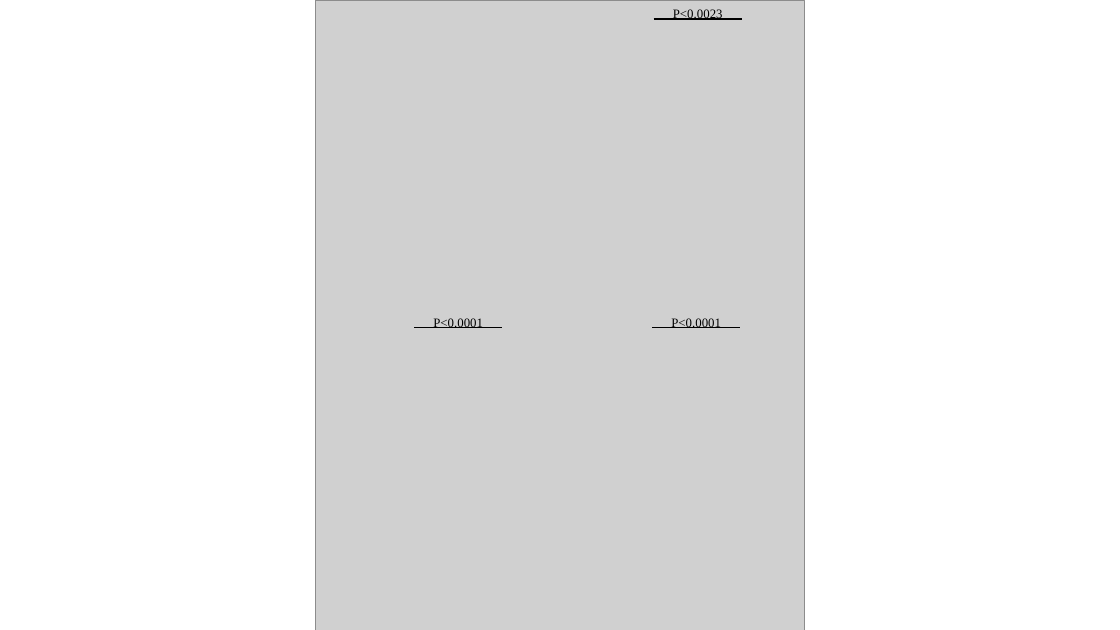
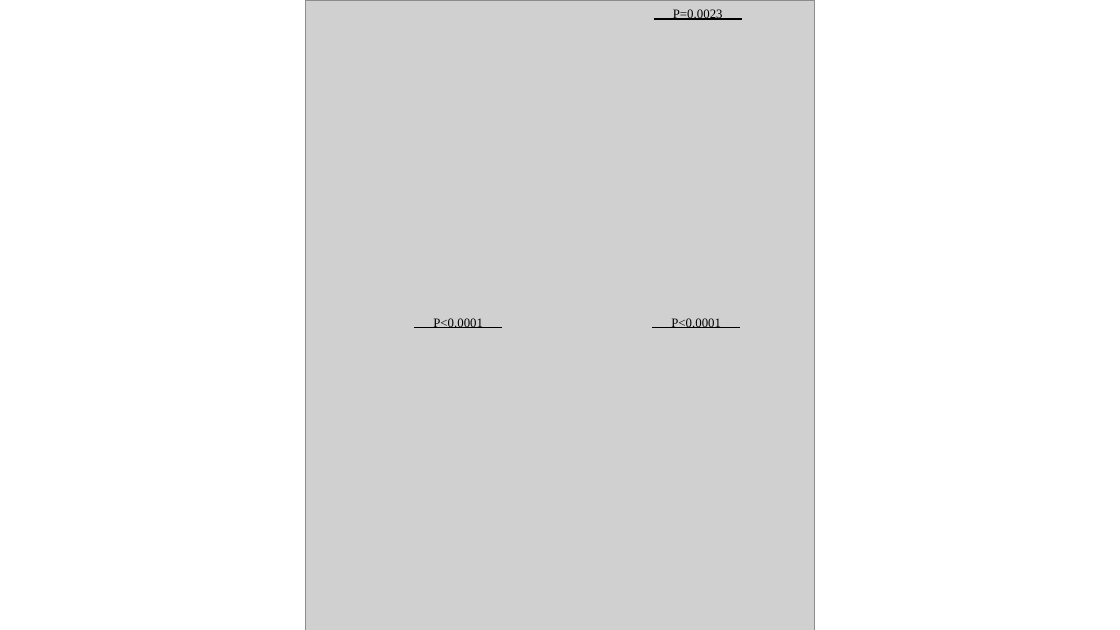
Before and after one commit to saulosgil/nhanes_cognitive, a slide deck: slide 2 of dag.pptx. Drawn at 1120x630 pixels with LibreOffice and Linux fonts; fonts in the diff are those of the drawing; grey boxes stand for pictures. Boxes give left, top, right and bottom in pixels: in the first picture for what was removed or moved away, otherwise in the second. Text is boxed around its words. In the diff, an @@ line names an element or a change of style, - is before the commit and + after.

```diff
--- a/dag.pptx
+++ b/dag.pptx
@@ picture: place and size @@
-picture at [316, 0, 805, 630]
+picture at [306, 0, 815, 630]
@@ text at [673, 9, 723, 20]: text changed @@
-P<0.0023
+P=0.0023
```
Also in this commit, not shown: 1 other slide changed, 1 other file.
